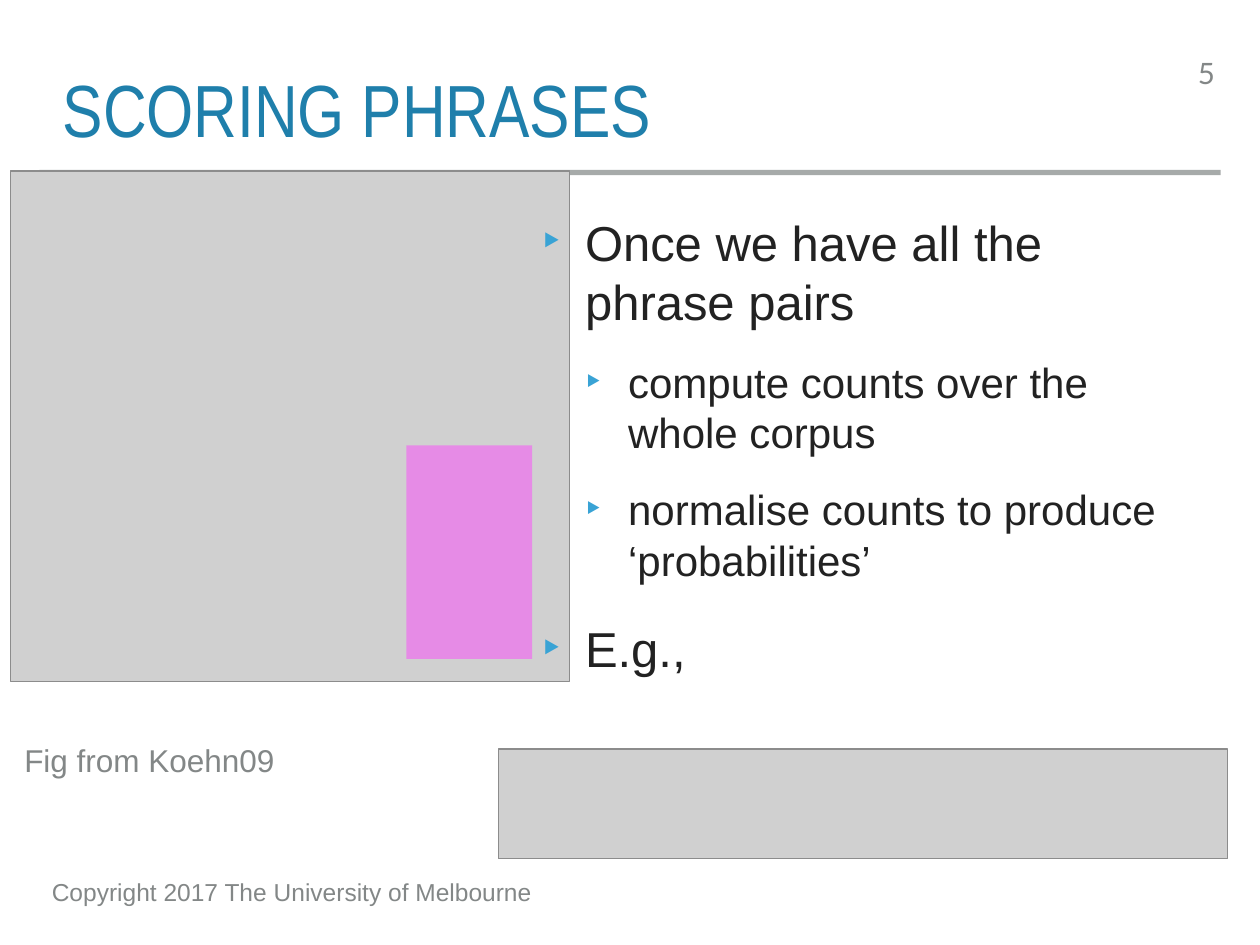
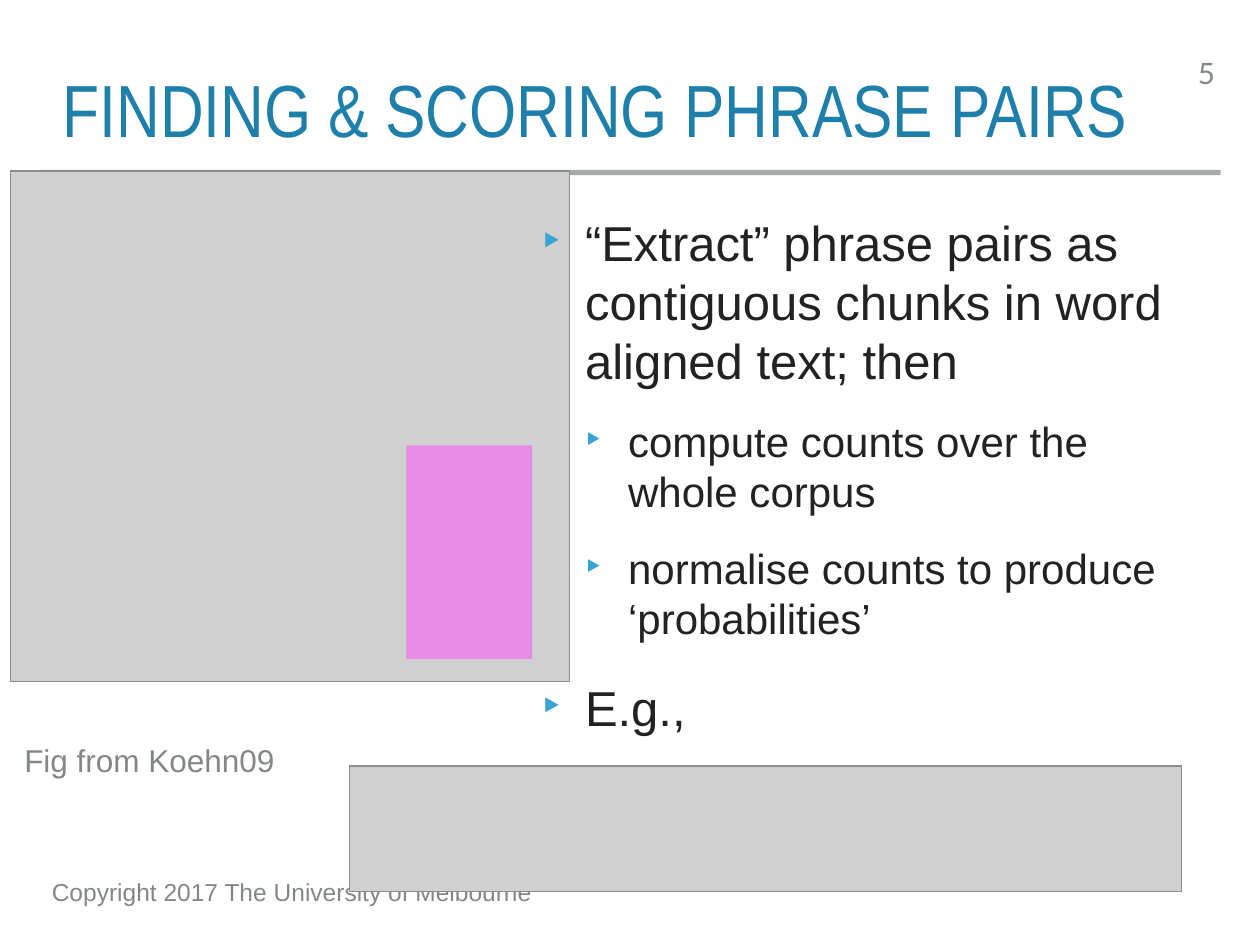
Before and after one commit to trevorcohn/comp90042, a slide deck: slide 5 of slides/WSTA_L21_machine_translation_phrase.pptx. Drawn at 1260x945 pixels with LibreOffice and Linux fonts; fonts in the diff are those of the drawing; grey boxes stand for pictures. Boxes give left, top, right and bottom in pixels: in the first picture for what was removed or moved away, otherwise in the second. Text is boxed around its words. In the diff, an @@ line names an element or a change of style, - is before the commit and + after.

```diff
--- a/slides/WSTA_L21_machine_translation_phrase.pptx
+++ b/slides/WSTA_L21_machine_translation_phrase.pptx
@@ title at [63,85,1127,138]: text changed @@
-SCORING PHRASES
+FINDING & SCORING PHRASE PAIRS
@@ text at [585,225,1162,389]: text changed @@
-‣ Once we have all the phrase pairs
+‣ “Extract” phrase pairs as contiguous chunks in word aligned text; then
@@ picture: place and size @@
-picture at [498,750,1227,859]
+picture at [349,766,1182,891]
```
Also in this commit, not shown: 3 other slides changed, 1 other file.
